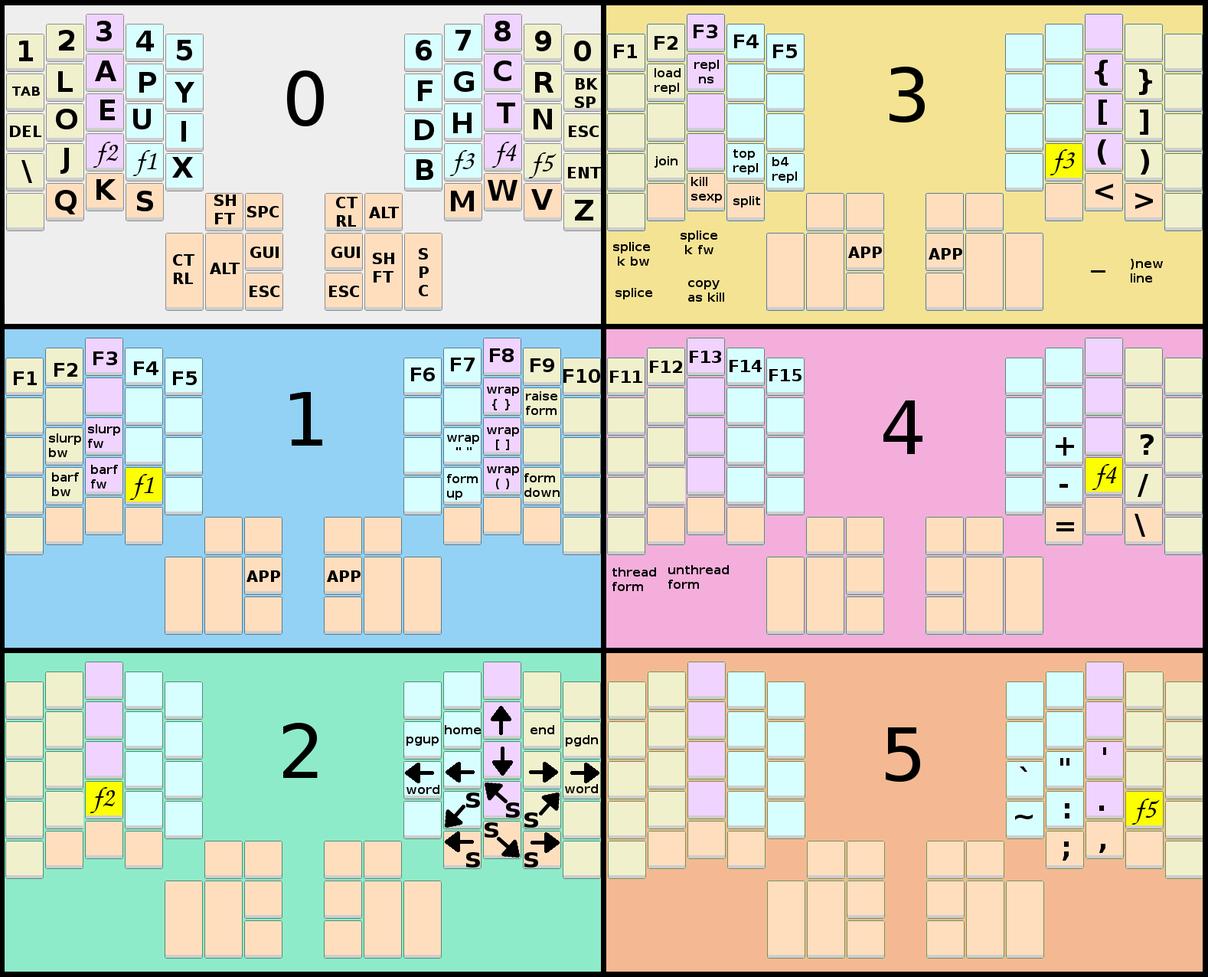
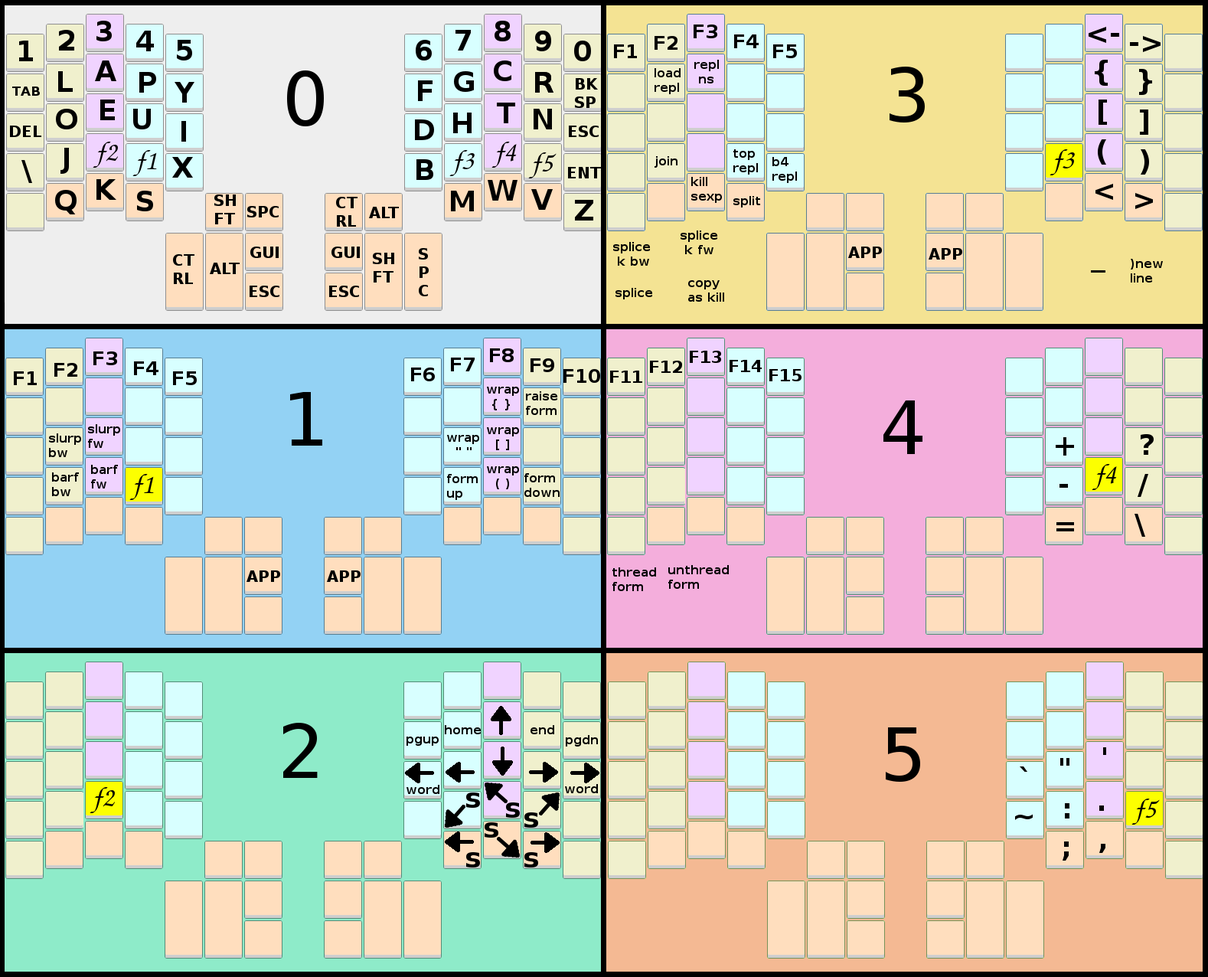
Revision of a layered 1208x977 image; what changed, layer by layer:
added layer "<-" in group "Group 3" over left=1088, top=26, right=1119, bottom=43
added layer "->" in group "Group 3" over left=1129, top=35, right=1161, bottom=53
